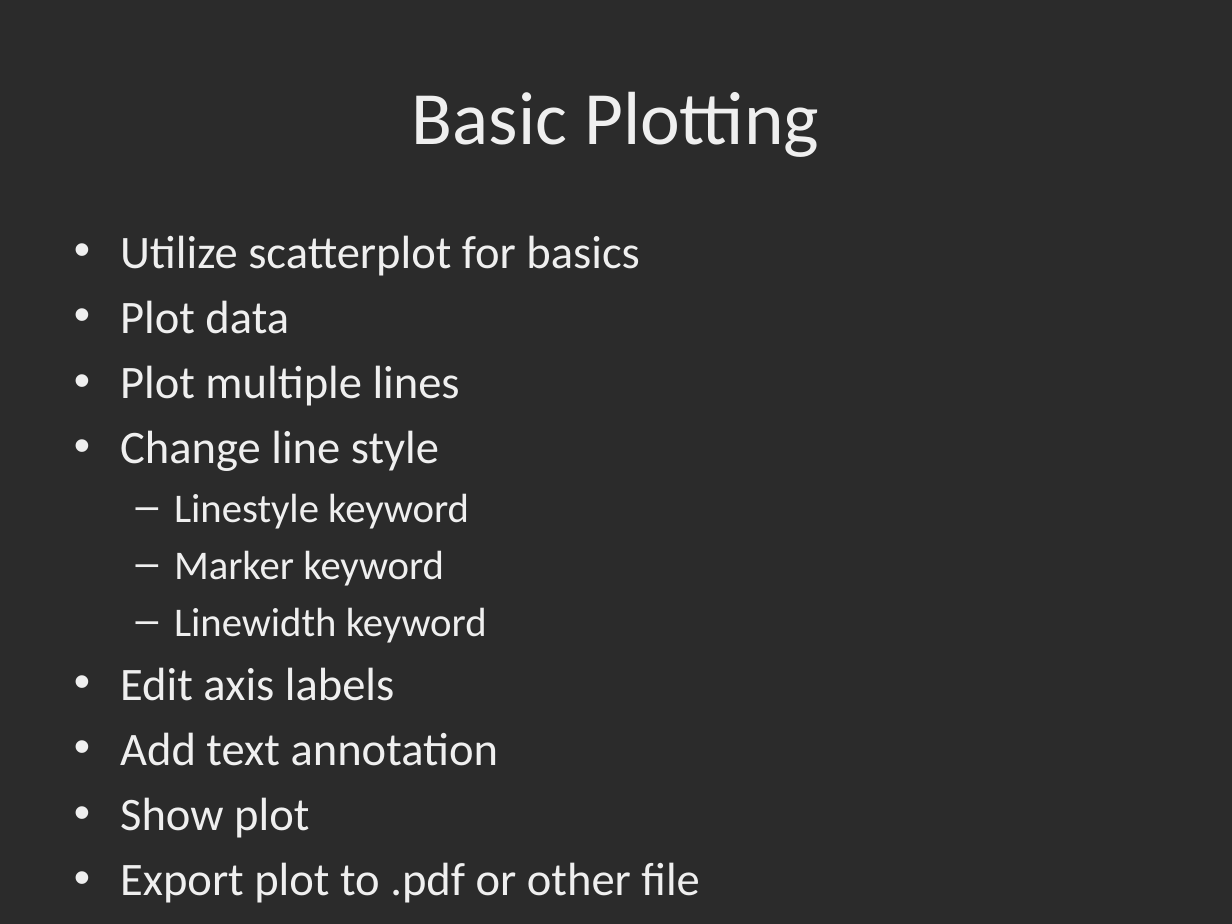
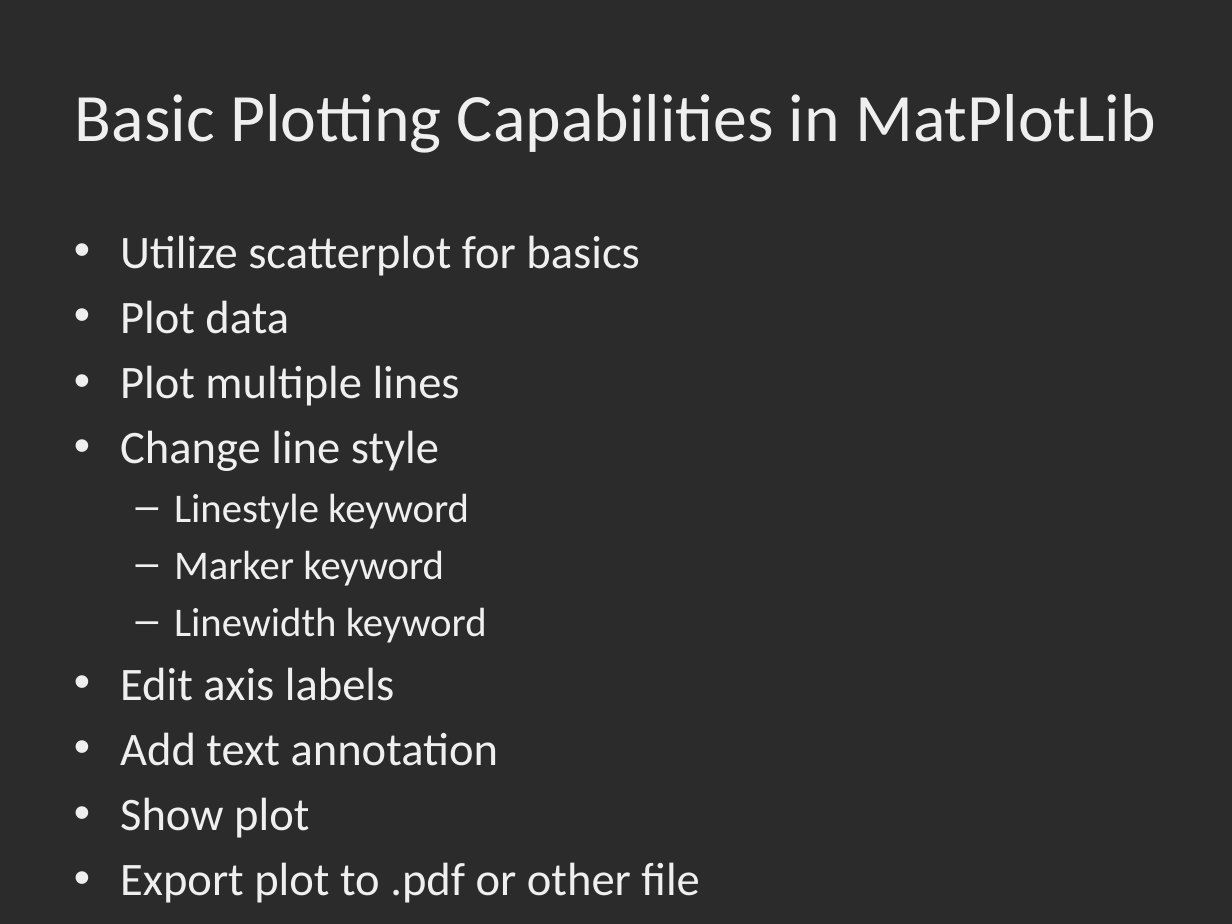
Before and after one commit to dbowmans46/PracticalProgramming, a slide deck: slide 3 of Session 7 - Python/Instructional Material/Session 7 - Python Plotting with MatPlotLib.pptx. Drawn at 1232x924 pixels with LibreOffice and Linux fonts; fonts in the diff are those of the drawing; background and template pictures are left out; a plain dark background stands for a picture behind light text. Boxes give left, top, right and bottom in pixels: in the first picture for what was removed or moved away, otherwise in the second. Text is boxed around its words. In the diff, an @@ line names an element or a change of style, - is before the commit and + after.

Commit message:
Added reasons for selecting a certain type of plot.

```diff
--- a/Session 7 - Python/Instructional Material/Session 7 - Python Plotting with MatPlotLib.pptx
+++ b/Session 7 - Python/Instructional Material/Session 7 - Python Plotting with MatPlotLib.pptx
@@ title at [75,94,1156,153]: text changed; size 44 to 39.6 pt @@
-Basic Plotting
+Basic Plotting Capabilities in MatPlotLib
```
Also in this commit, not shown: 8 other slides changed.
